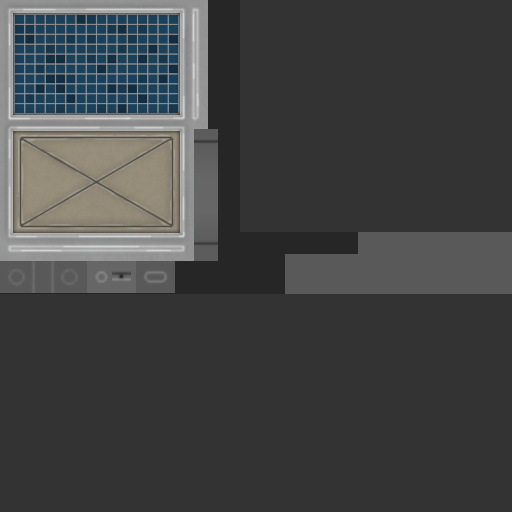
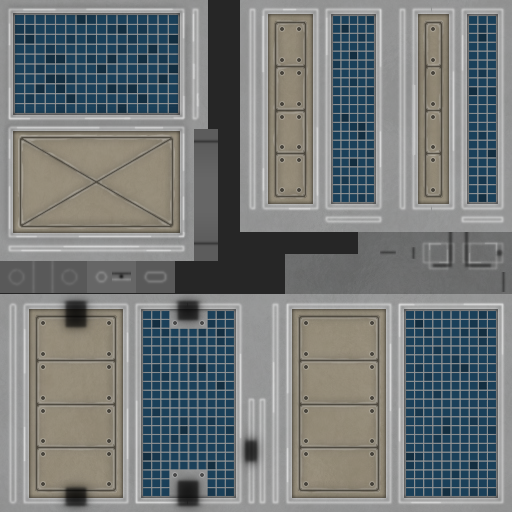
Two versions of the same layered image (512px x 512px). Layer-by-layer changes:
added layer "Antenna Low 1" above "Box Low 1" over bbox(374, 247, 507, 292)
added layer "Box Low 1" (50%) above "Box High 2" over bbox(430, 232, 505, 270)
added layer "Box High 2" (20%) above "Box High 1" over bbox(428, 241, 499, 265)
added layer "Box High 1" (40%) above "Baked AO 2" over bbox(420, 240, 506, 272)
added layer "Baked AO 2" (multiply, 60%) above "Baked AO 1" over bbox(0, 294, 270, 512)
added layer "Baked AO 1" (multiply, 60%) above "Cells" over bbox(4, 298, 260, 509)
added layer "Cells" (1st of 2) above "Detail Grime 1" over bbox(143, 16, 496, 496)
added layer "Detail Grime 1" (1st of 2) (20%) above "Body Bolts 2" over bbox(27, 12, 452, 500)
added layer "Body Bolts 2" (50%) above "Body Bolts 1" over bbox(41, 27, 435, 486)
added layer "Body Bolts 1" (50%) above "Body Detail 3" over bbox(173, 321, 204, 477)
added group "Body Detail 3" (1st of 2) (40%) with 3 layers above "Body Detail 2" over bbox(28, 14, 450, 499)
added layer "Detail" (1st of 2, in "Body Detail 3") in group "Body Detail 3" over bbox(35, 21, 443, 492)
added layer "Detail Higher" (1st of 2, in "Body Detail 3") (75%) in group "Body Detail 3" over bbox(34, 18, 445, 495)
added layer "Detail High" (1st of 2, in "Body Detail 3") in group "Body Detail 3" over bbox(28, 14, 450, 499)
added layer "Body High 2" (1st of 2) (40%) above "Body High 1" over bbox(23, 8, 505, 505)
added layer "Body High 1" (1st of 2) above "SolarStandard_Hinge" over bbox(7, 6, 506, 506)
added layer "Wear" (2nd of 2) (20%) above "b" over bbox(0, 0, 512, 512)
painted on "b" over bbox(0, 0, 512, 512)
